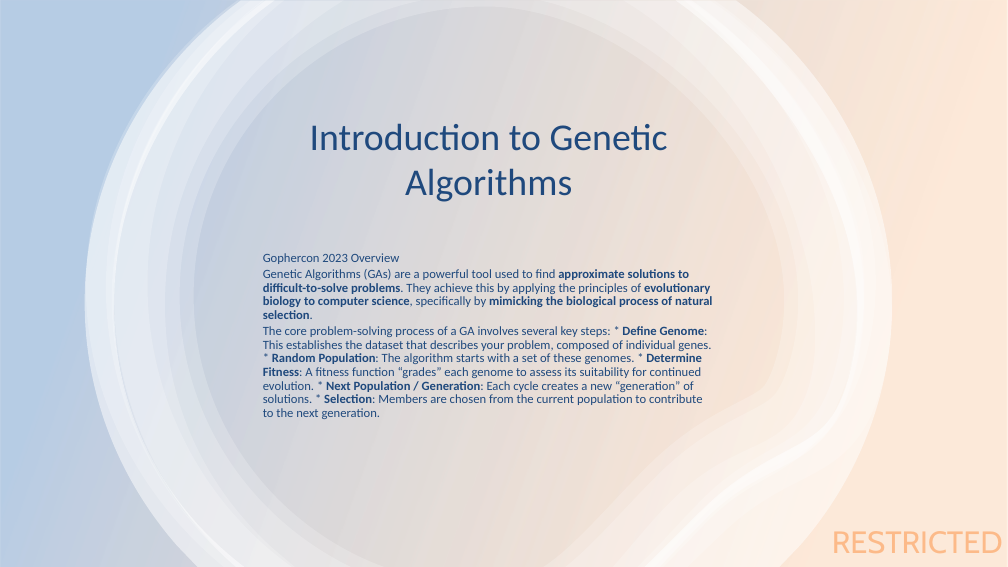
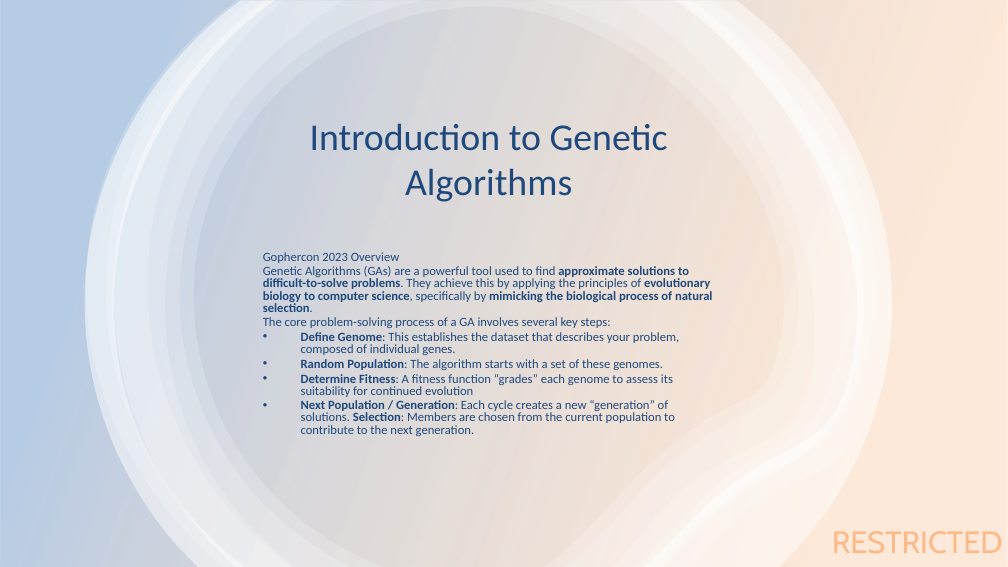
Before and after one commit to caseylmanus/workerpool, a slide deck: slide 3 of presentation.pptx. Drawn at 1008x567 pixels with LibreOffice and Linux fonts; fonts in the diff are those of the drawing. Boxes give left, top, right and bottom in pixels: in the first picture for what was removed or moved away, otherwise in the second. Text is boxed around its words. In the diff, an @@ line names an element or a change of style, - is before the commit and + after.

Commit message:
chore: update presentation

```diff
--- a/presentation.pptx
+++ b/presentation.pptx
@@ text at (x1=263, y1=252, x2=713, y2=312): line spacing 0.9 to 0.8 @@
@@ text at (x1=263, y1=317, x2=679, y2=436): text changed @@
-The core problem-solving process of a GA involves several key steps: * Define Genome: This establishes the dataset that describes your problem, composed of individual genes. * Random Population: The algorithm starts with a set of these genomes. * Determine Fitness: A fitness function “grades” each genome to assess its suitability for continued evolution. * Next Population / Generation: Each cycle creates a new “generation” of solutions. * Selection: Members are chosen from the current population to contribute to the next generation.
+The core problem-solving process of a GA involves several key steps:
+• Define Genome: This establishes the dataset that describes your problem, composed of individual genes.
+• Random Population: The algorithm starts with a set of these genomes.
+• Determine Fitness: A fitness function “grades” each genome to assess its suitability for continued evolution
+• Next Population / Generation: Each cycle creates a new “generation” of solutions. Selection: Members are chosen from the current population to contribute to the next generation.
```
Also in this commit, not shown: 2 slides removed.
